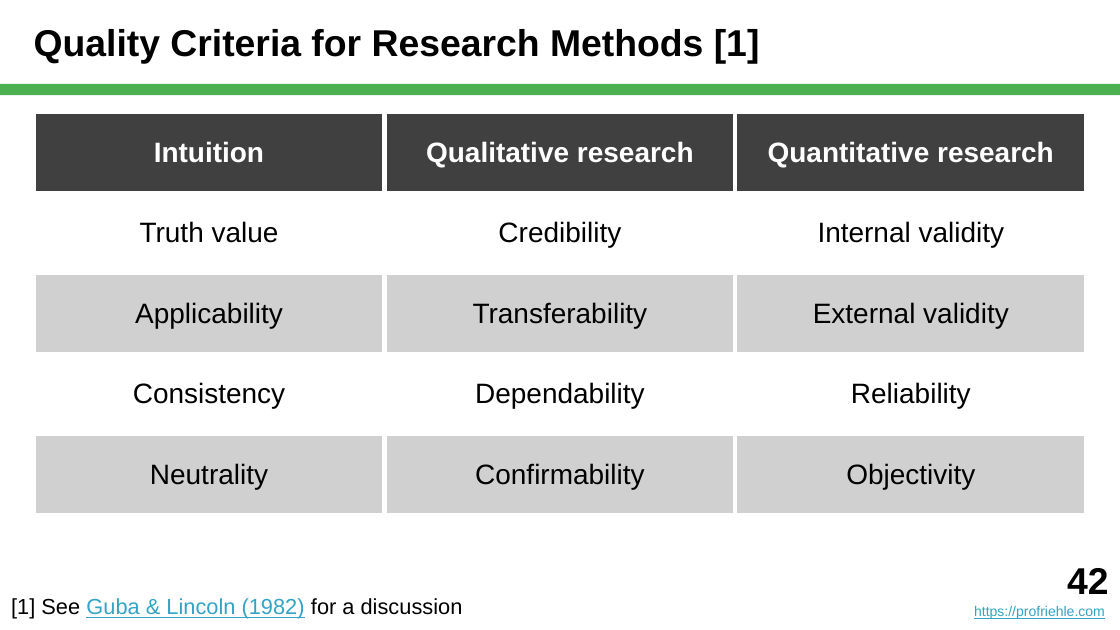
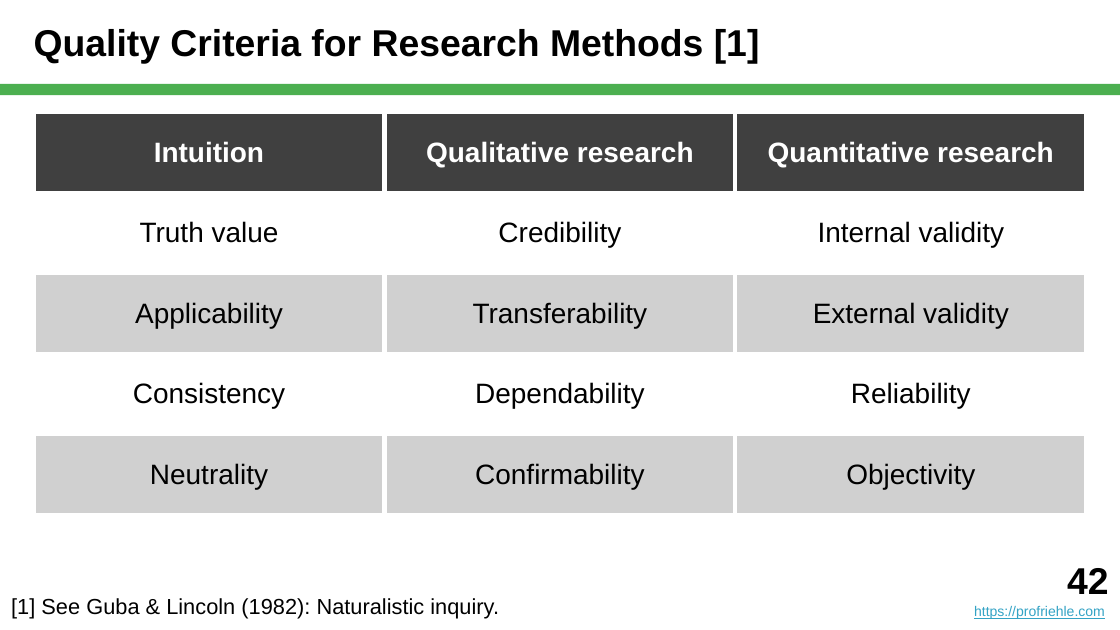
Before and after one commit to dirkriehle/nyt-course, a slide deck: slide 42 of Lecture slides/NYT B02 - Scientific Research.pptx. Drawn at 1120x630 pixels with LibreOffice and Linux fonts; fonts in the diff are those of the drawing. Boxes give left, top, right and bottom in pixels: in the first picture for what was removed or moved away, otherwise in the second. Text is boxed around its words. In the diff, an @@ line names an element or a change of style, - is before the commit and + after.

```diff
--- a/Lecture slides/NYT B02 - Scientific Research.pptx
+++ b/Lecture slides/NYT B02 - Scientific Research.pptx
@@ text at (11, 598, 499, 619): text changed @@
-[1] See Guba & Lincoln (1982) for a discussion
+[1] See Guba & Lincoln (1982): Naturalistic inquiry.
```
Also in this commit, not shown: 2 other slides changed, 29 other files.
